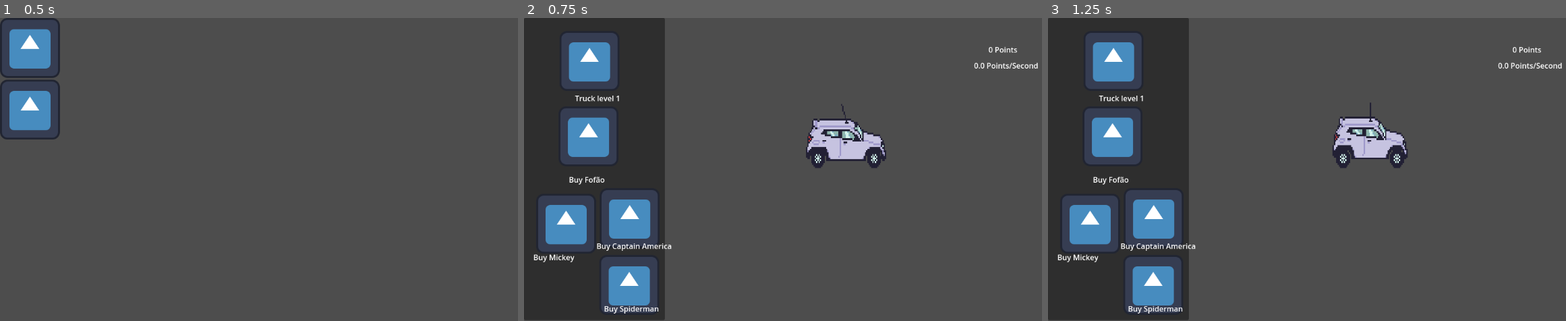
Above: before the commit, frames 1-3 (left to right).
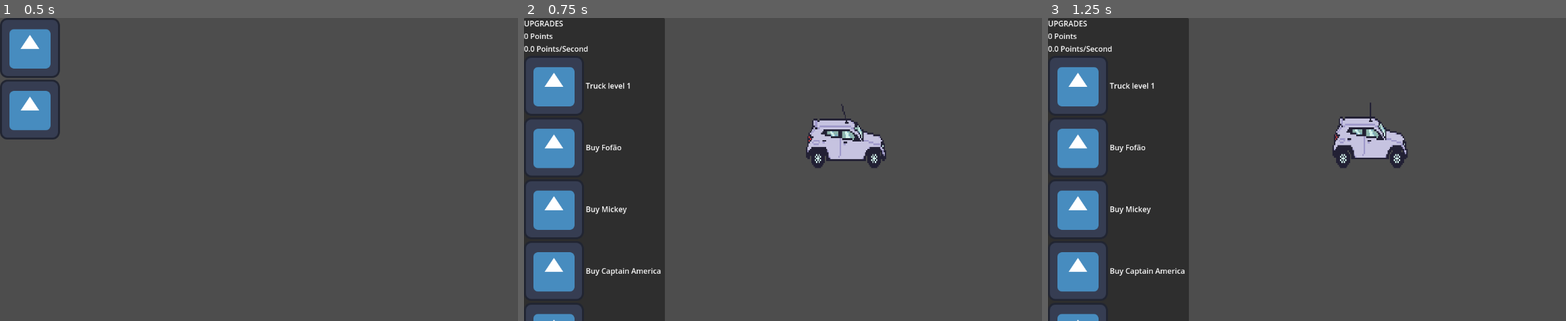
Above: after the commit, the same moments.

Repository: hhsoares/fofaoclicks
Game: Godot game, scene res://scenes/menu.tscn
Two runs of this game, one before a commit and one after it. Both use one fixed random seed, a clock stepped at 60 frames per second and the inputs below. The engine's default icon, where the game draws it, is replaced by a stand-in: a white triangle on a blue panel in a dark square.
Inputs (mouse positions are in pixels of both pictures, inside the frame that each line leads up to):
- Up to frame 1 (0.5 s): no input
- Up to frame 2 (0.75 s): click (669, 48) at 0.5 s
- Up to frame 3 (1.25 s): no input

Frame 1 is identical in both runs. In frame 2, 16% of the frame differs, in the area x 0-100%, y 0-100%; in frame 3, 16%.

Commit message:
revamped UI

Diff:
--- a/scenes/main.tscn
+++ b/scenes/main.tscn
@@ -206,103 +206,79 @@
 position = Vector2(693, 266.5)
 shape = SubResource("RectangleShape2D_o5qli")
 
-[node name="Panel" type="Panel" parent="."]
+[node name="Panel" type="PanelContainer" parent="."]
 offset_right = 301.0
 offset_bottom = 646.0
 
-[node name="TruckButton" type="TextureButton" parent="Panel"]
-layout_mode = 0
-offset_left = 76.0
-offset_top = 28.0
-offset_right = 204.0
-offset_bottom = 156.0
-texture_normal = ExtResource("4_jyhfs")
-
-[node name="FofaoButton" type="TextureButton" parent="Panel"]
-layout_mode = 0
-offset_left = 74.0
-offset_top = 189.0
-offset_right = 202.0
-offset_bottom = 317.0
-texture_normal = ExtResource("4_jyhfs")
-
-[node name="MickeyButton" type="TextureButton" parent="Panel"]
-layout_mode = 0
-offset_left = 26.0
-offset_top = 376.0
-offset_right = 154.0
-offset_bottom = 504.0
-texture_normal = ExtResource("4_jyhfs")
-
-[node name="CAButton" type="TextureButton" parent="Panel"]
-layout_mode = 0
-offset_left = 162.0
-offset_top = 364.0
-offset_right = 290.0
-offset_bottom = 492.0
-texture_normal = ExtResource("4_jyhfs")
-
-[node name="HAButton" type="TextureButton" parent="Panel"]
-layout_mode = 0
-offset_left = 161.0
-offset_top = 507.0
-offset_right = 289.0
-offset_bottom = 635.0
-texture_normal = ExtResource("4_jyhfs")
-
-[node name="TruckLabel" type="Label" parent="Panel"]
-layout_mode = 0
-offset_left = 109.0
-offset_top = 160.0
-offset_right = 206.0
-offset_bottom = 183.0
+[node name="VBoxContainer" type="VBoxContainer" parent="Panel"]
+layout_mode = 2
+
+[node name="UpgradeLabel" type="Label" parent="Panel/VBoxContainer"]
+layout_mode = 2
+text = "UPGRADES"
+
+[node name="PointsLabel" type="Label" parent="Panel/VBoxContainer"]
+layout_mode = 2
+text = "0 Points"
+
+[node name="PPSLabel" type="Label" parent="Panel/VBoxContainer"]
+layout_mode = 2
+text = "0 Points / Second"
+
+[node name="TruckContainer" type="HBoxContainer" parent="Panel/VBoxContainer"]
+layout_mode = 2
+
+[node name="TruckButton" type="TextureButton" parent="Panel/VBoxContainer/TruckContainer"]
+layout_mode = 2
+texture_normal = ExtResource("4_jyhfs")
+
+[node name="TruckLabel" type="Label" parent="Panel/VBoxContainer/TruckContainer"]
+layout_mode = 2
 text = "Truck level 1"
 
-[node name="FofaoLabel" type="Label" parent="Panel"]
-layout_mode = 0
-offset_left = 96.0
-offset_top = 334.0
-offset_right = 173.0
-offset_bottom = 357.0
+[node name="FofaoContainer" type="HBoxContainer" parent="Panel/VBoxContainer"]
+layout_mode = 2
+
+[node name="FofaoButton" type="TextureButton" parent="Panel/VBoxContainer/FofaoContainer"]
+layout_mode = 2
+texture_normal = ExtResource("4_jyhfs")
+
+[node name="FofaoLabel" type="Label" parent="Panel/VBoxContainer/FofaoContainer"]
+layout_mode = 2
 text = "Buy Fofão"
 
-[node name="MickeyLabel" type="Label" parent="Panel"]
-layout_mode = 0
-offset_left = 20.0
-offset_top = 500.0
-offset_right = 108.0
-offset_bottom = 523.0
+[node name="MickeyContainer" type="HBoxContainer" parent="Panel/VBoxContainer"]
+layout_mode = 2
+
+[node name="MickeyButton" type="TextureButton" parent="Panel/VBoxContainer/MickeyContainer"]
+layout_mode = 2
+texture_normal = ExtResource("4_jyhfs")
+
+[node name="MickeyLabel" type="Label" parent="Panel/VBoxContainer/MickeyContainer"]
+layout_mode = 2
 text = "Buy Mickey"
 
-[node name="CALabel" type="Label" parent="Panel"]
-layout_mode = 0
-offset_left = 155.0
-offset_top = 476.0
-offset_right = 316.0
-offset_bottom = 499.0
+[node name="CAContainer" type="HBoxContainer" parent="Panel/VBoxContainer"]
+layout_mode = 2
+
+[node name="CAButton" type="TextureButton" parent="Panel/VBoxContainer/CAContainer"]
+layout_mode = 2
+texture_normal = ExtResource("4_jyhfs")
+
+[node name="CALabel" type="Label" parent="Panel/VBoxContainer/CAContainer"]
+layout_mode = 2
 text = "Buy Captain America"
 
-[node name="HALabel" type="Label" parent="Panel"]
-layout_mode = 0
-offset_left = 171.0
-offset_top = 610.0
-offset_right = 289.0
-offset_bottom = 633.0
+[node name="HAContainer" type="HBoxContainer" parent="Panel/VBoxContainer"]
+layout_mode = 2
+
+[node name="HAButton" type="TextureButton" parent="Panel/VBoxContainer/HAContainer"]
+layout_mode = 2
+texture_normal = ExtResource("4_jyhfs")
+
+[node name="HALabel" type="Label" parent="Panel/VBoxContainer/HAContainer"]
+layout_mode = 2
 text = "Buy Spiderman"
-
-[node name="PointsLabel" type="Label" parent="."]
-offset_left = 993.0
-offset_top = 56.0
-offset_right = 1055.0
-offset_bottom = 79.0
-text = "0 Points"
-
-[node name="PPSLabel" type="Label" parent="."]
-offset_left = 962.0
-offset_top = 90.0
-offset_right = 1095.0
-offset_bottom = 113.0
-text = "0 Points / Second"
 
 [node name="Fofao" type="Node2D" parent="."]
 
@@ -333,8 +309,8 @@
 scale = Vector2(2.109, 2.109)
 sprite_frames = SubResource("SpriteFrames_y6deb")
 
-[connection signal="pressed" from="Panel/TruckButton" to="." method="_on_truck_button_pressed"]
-[connection signal="pressed" from="Panel/FofaoButton" to="." method="_on_fofao_button_pressed"]
-[connection signal="pressed" from="Panel/MickeyButton" to="." method="_on_mickey_button_pressed"]
-[connection signal="pressed" from="Panel/CAButton" to="." method="_on_ca_button_pressed"]
-[connection signal="pressed" from="Panel/HAButton" to="." method="_on_ha_button_pressed"]
+[connection signal="pressed" from="Panel/VBoxContainer/TruckContainer/TruckButton" to="." method="_on_truck_button_pressed"]
+[connection signal="pressed" from="Panel/VBoxContainer/FofaoContainer/FofaoButton" to="." method="_on_fofao_button_pressed"]
+[connection signal="pressed" from="Panel/VBoxContainer/MickeyContainer/MickeyButton" to="." method="_on_mickey_button_pressed"]
+[connection signal="pressed" from="Panel/VBoxContainer/CAContainer/CAButton" to="." method="_on_ca_button_pressed"]
+[connection signal="pressed" from="Panel/VBoxContainer/HAContainer/HAButton" to="." method="_on_ha_button_pressed"]
--- a/scripts/main.gd
+++ b/scripts/main.gd
@@ -1,11 +1,11 @@
 extends Node2D
 
-@onready var points_label: Label = $PointsLabel
-@onready var truck_label: Label = $Panel/TruckLabel
-@onready var fofao_label: Label = $Panel/FofaoLabel
-@onready var mickey_label: Label = $Panel/MickeyLabel
-@onready var ca_label: Label = $Panel/CALabel
-@onready var ha_label: Label = $Panel/HALabel
+@onready var points_label: Label = $Panel/VBoxContainer/PointsLabel
+@onready var truck_label: Label = $Panel/VBoxContainer/TruckContainer/TruckLabel
+@onready var fofao_label: Label = $Panel/VBoxContainer/FofaoContainer/FofaoLabel
+@onready var mickey_label: Label = $Panel/VBoxContainer/MickeyContainer/MickeyLabel
+@onready var ca_label: Label = $Panel/VBoxContainer/CAContainer/CALabel
+@onready var ha_label: Label = $Panel/VBoxContainer/HAContainer/HALabel
 
 @onready var fofao: Node2D = $Fofao
 @onready var mickey: Node2D = $Mickey
--- a/scripts/truck.gd
+++ b/scripts/truck.gd
@@ -1,8 +1,8 @@
 extends CharacterBody2D
 
 @onready var anim: AnimatedSprite2D = $AnimatedSprite2D
-@onready var points_label: Label = $"../PointsLabel"
-@onready var pps_label: Label = $"../PPSLabel"
+@onready var points_label: Label = $"../Panel/VBoxContainer/PointsLabel"
+@onready var pps_label: Label = $"../Panel/VBoxContainer/PPSLabel"
 
 func _ready() -> void:
 	anim.play()
